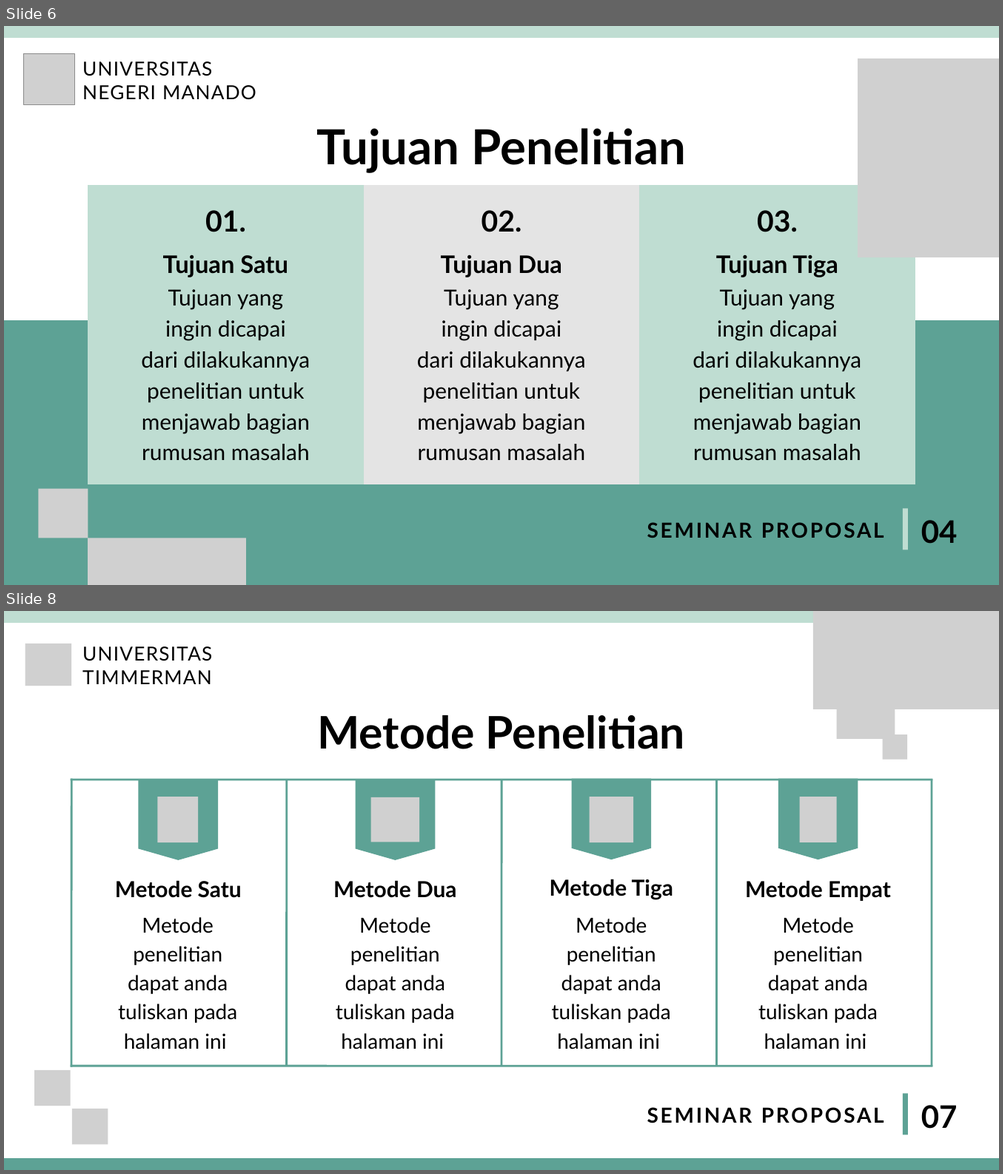
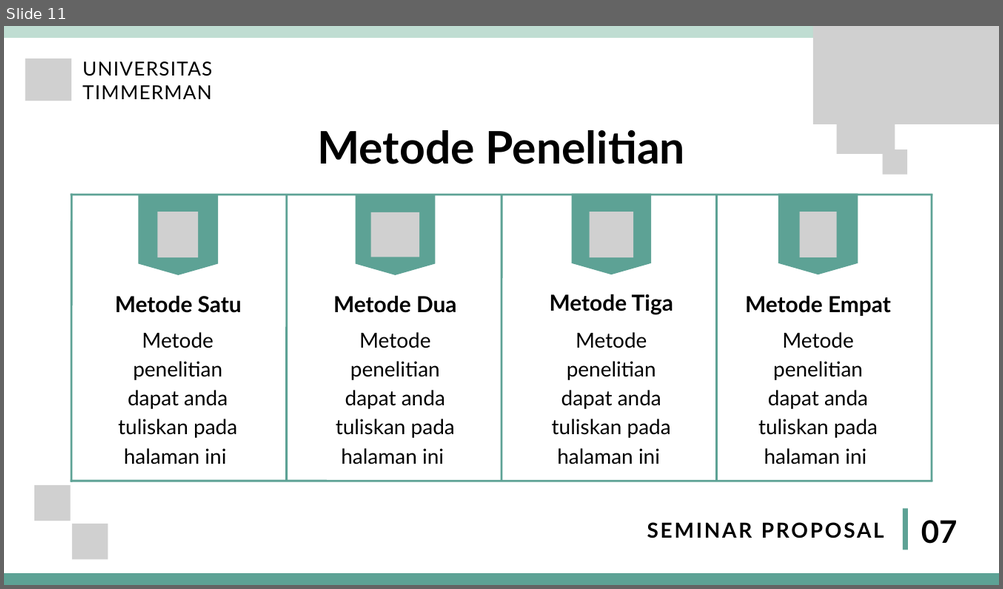
Before and after one commit to paulwenny/MyProposalSkripsi2020, a slide deck: PPT Ujian Proposal - Skripsi/PPT SEMPRO PAULINUS WENEHENUBUN 20210090.pptx. Shown one above the other, each under a label of ours: slides 6 and 8 before the commit, slide 11 after it; the slides between them are not shown. The pictures are 1003x1174 and 1003x589 pixels, drawn with LibreOffice and Linux fonts; fonts in the diff are those of the drawing; grey boxes stand for pictures. Boxes give left, top, right and bottom in pixels: in the first picture for what was removed or moved away, otherwise in the second. Text is boxed around its words. In the diff, an @@ line names an element or a change of style, - is before the commit and + after.

```diff
--- a/PPT Ujian Proposal - Skripsi/PPT SEMPRO PAULINUS WENEHENUBUN 20210090.pptx
+++ b/PPT Ujian Proposal - Skripsi/PPT SEMPRO PAULINUS WENEHENUBUN 20210090.pptx
@@ slide 6 removed at (4, 26, 999, 585), background #FFFFFF @@
@@ freeform shape removed at (4, 26, 999, 37) @@
@@ picture removed at (23, 53, 74, 104) @@
@@ text removed at (82, 62, 256, 100) @@
-UNIVERSITAS
-NEGERI MANADO
@@ picture removed at (857, 59, 999, 257) @@
@@ text removed at (316, 128, 686, 173) @@
-Tujuan Penelitian
@@ freeform shape removed at (88, 185, 364, 485) @@
@@ freeform shape removed at (364, 185, 639, 485) @@
@@ freeform shape removed at (639, 185, 914, 485) @@
@@ text removed at (205, 210, 246, 232) @@
-01.
@@ text removed at (481, 210, 522, 232) @@
-02.
@@ text removed at (757, 210, 797, 232) @@
-03.
@@ text removed at (163, 255, 288, 278) @@
-Tujuan Satu
@@ text removed at (441, 255, 562, 278) @@
-Tujuan Dua
@@ text removed at (716, 255, 838, 278) @@
-Tujuan Tiga
@@ text removed at (141, 289, 310, 461) @@
-Tujuan yang
-ingin dicapai
-dari dilakukannya
-penelitian untuk
-menjawab bagian
-rumusan masalah
@@ text removed at (417, 289, 586, 461) @@
-Tujuan yang
-ingin dicapai
-dari dilakukannya
-penelitian untuk
-menjawab bagian
-rumusan masalah
@@ text removed at (692, 289, 862, 461) @@
-Tujuan yang
-ingin dicapai
-dari dilakukannya
-penelitian untuk
-menjawab bagian
-rumusan masalah
@@ freeform shape removed at (4, 321, 999, 585) @@
@@ picture removed at (38, 489, 88, 538) @@
@@ line removed from (905, 509) to (905, 550) @@
@@ text removed at (647, 523, 884, 538) @@
-SEMINAR PROPOSAL
@@ text removed at (921, 520, 957, 544) @@
-04
@@ picture removed at (88, 538, 246, 585) @@
@@ what was slide 8 is now slide 11 @@
```
Also in this commit, not shown: 6 slides changed, 5 slides added, 1 other slide removed.
